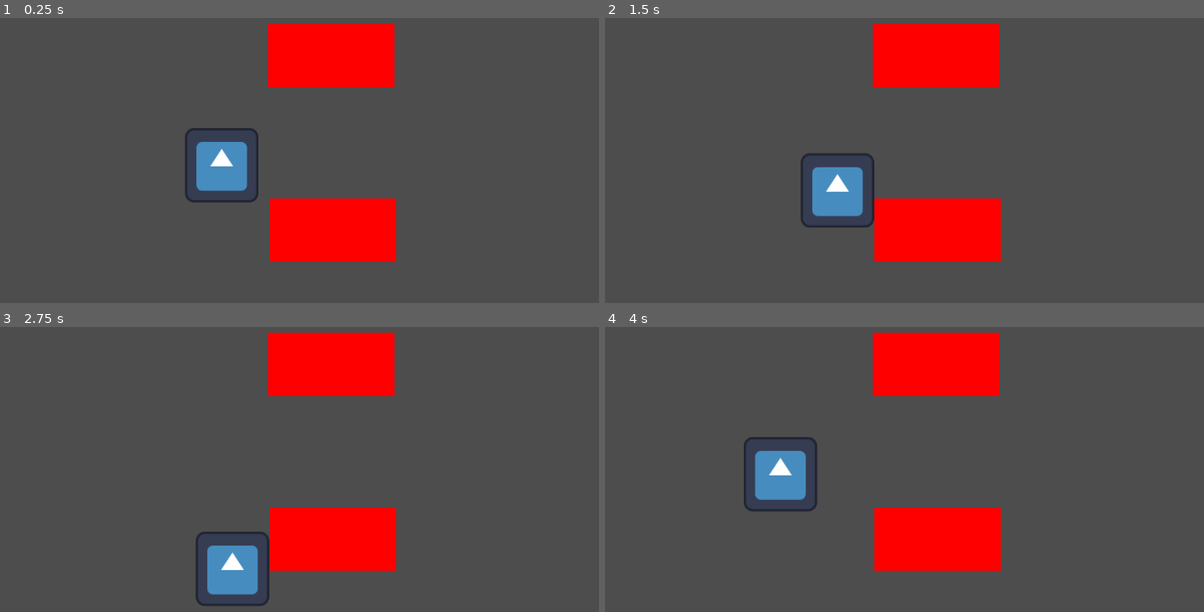
Above: before the commit, frames 1-4 (two rows, left to right).
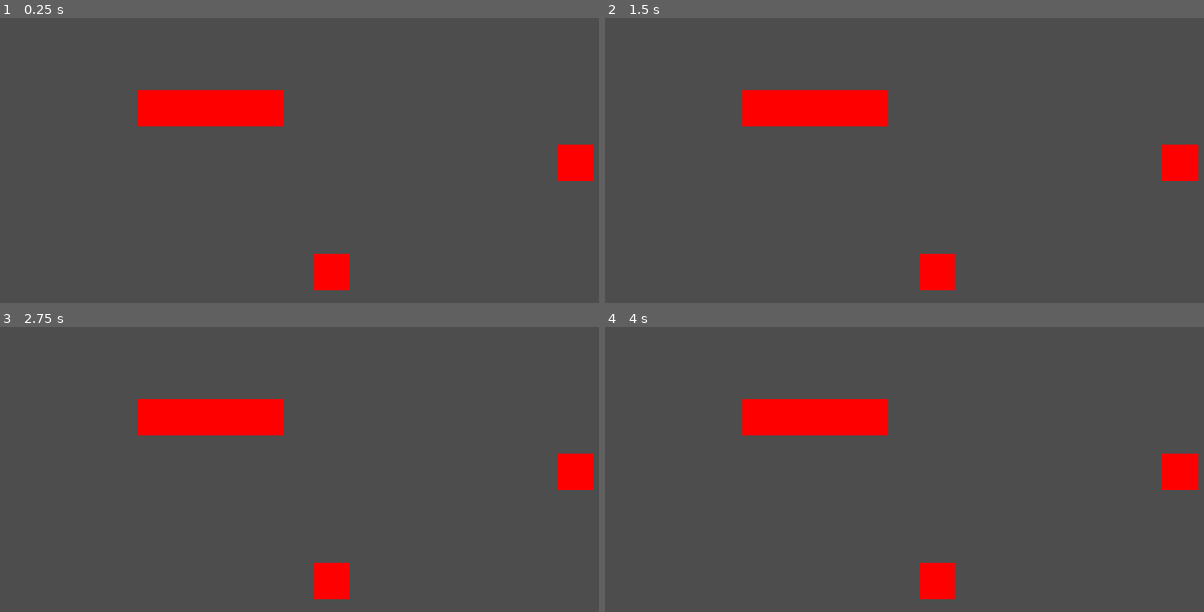
Above: after the commit, the same moments.

Repository: NullPointer-Studios/2d-roguelike
Game: Godot game, scene res://scenes/levels/test scene 1/SmallRoom.tscn
Two runs of this game, one before a commit and one after it. Both use one fixed random seed, a clock stepped at 60 frames per second and the inputs below. Before the commit the project starts from res://scenes/levels/testlevel/TestLevel.tscn. The engine's default icon, where the game draws it, is replaced by a stand-in: a white triangle on a blue panel in a dark square.
Inputs:
- Up to frame 1 (0.25 s): no input
- Up to frame 2 (1.5 s): tap Enter at 0.5 s; hold D (move_right) 0.53-1.28 s; tap Space at 1.25 s; hold S (move_down) from 1.28 s (still down)
- Up to frame 3 (2.75 s): release S (move_down) at 2.03 s; hold D (move_right) from 2.03 s (still down)
- Up to frame 4 (4 s): tap Enter at 2.75 s; release D (move_right) at 2.78 s; hold W (move_up) 2.78-3.53 s; hold A (move_left) from 3.53 s (still down)

The runs differ from the first frame. In frame 1, 16% of the frame differs, in the area x 22-100%, y 1-96%; in frame 2, 16%; in frame 3, 16%; in frame 4, 16%.

Commit message:
epfiughowerughoewirughwoeriug

Diff:
--- a/project.godot
+++ b/project.godot
@@ -11,9 +11,14 @@
 [application]
 
 config/name="2d-roguelike"
-run/main_scene="uid://drkc06mld0c2w"
+run/main_scene="uid://de1x3hvv6kpfl"
 config/features=PackedStringArray("4.6", "Forward Plus")
 config/icon="res://icon.svg"
+
+[display]
+
+window/size/viewport_width=1920
+window/size/viewport_height=1080
 
 [dotnet]
 
--- /dev/null
+++ b/scenes/levels/test scene 1/ObstaclesSpawn.tscn
@@ -0,0 +1,15 @@
+[gd_scene format=3 uid="uid://bvodtakdc68x"]
+
+[node name="ObstacleSpawn" type="Node2D" unique_id=1943073621]
+
+[node name="ObsA" type="Marker2D" parent="." unique_id=1919556091]
+position = Vector2(960, 256)
+
+[node name="ObsB" type="Marker2D" parent="." unique_id=892589555]
+position = Vector2(320, 544)
+
+[node name="ObsC" type="Marker2D" parent="." unique_id=1062229922]
+position = Vector2(1600, 544)
+
+[node name="ObsD" type="Marker2D" parent="." unique_id=2127946745]
+position = Vector2(960, 832)
--- /dev/null
+++ b/scenes/levels/test scene 1/SmallRoom.tscn
@@ -0,0 +1,11 @@
+[gd_scene format=3 uid="uid://de1x3hvv6kpfl"]
+
+[ext_resource type="Script" uid="uid://mjv4nl22o8oi" path="res://scripts/test level scripts/room_generation.gd" id="1_f7lwe"]
+[ext_resource type="PackedScene" uid="uid://bvodtakdc68x" path="res://scenes/levels/test scene 1/ObstaclesSpawn.tscn" id="2_hbnjm"]
+
+[node name="SmallRoom" type="Node2D" unique_id=674560761]
+
+[node name="RoomGeneration" type="Node2D" parent="." unique_id=1306373212]
+script = ExtResource("1_f7lwe")
+
+[node name="ObstacleSpawn" parent="." unique_id=1943073621 instance=ExtResource("2_hbnjm")]
--- a/scenes/levels/testlevel/TestLevel.tscn
+++ /dev/null
@@ -1,17 +0,0 @@
-[gd_scene format=3 uid="uid://drkc06mld0c2w"]
-
-[ext_resource type="PackedScene" uid="uid://baf6ncdlv0s80" path="res://scenes/player/Player.tscn" id="1_3tr84"]
-[ext_resource type="PackedScene" uid="uid://d3ncpypxmqpy8" path="res://scenes/objects/Obstacle.tscn" id="2_ffprf"]
-
-[node name="TestLevel" type="Node2D" unique_id=1287587128]
-
-[node name="Player" parent="." unique_id=700881268 instance=ExtResource("1_3tr84")]
-position = Vector2(-174, 6)
-
-[node name="Camera2D" type="Camera2D" parent="." unique_id=734989035]
-
-[node name="Obstacle" parent="." unique_id=214921270 instance=ExtResource("2_ffprf")]
-position = Vector2(1, 109)
-
-[node name="Obstacle2" parent="." unique_id=260429310 instance=ExtResource("2_ffprf")]
-position = Vector2(-1, -168)
--- a/scenes/objects/Obstacle.tscn
+++ /dev/null
@@ -1,15 +0,0 @@
-[gd_scene format=3 uid="uid://d3ncpypxmqpy8"]
-
-[sub_resource type="RectangleShape2D" id="RectangleShape2D_raf8e"]
-size = Vector2(200, 100)
-
-[node name="Obstacle" type="StaticBody2D" unique_id=214921270]
-
-[node name="CollisionShape2D" type="CollisionShape2D" parent="." unique_id=819442362]
-top_level = true
-shape = SubResource("RectangleShape2D_raf8e")
-debug_color = Color(0.9982249, 0, 0.15853345, 0.41960785)
-
-[node name="Polygon2D" type="Polygon2D" parent="." unique_id=1549573047]
-color = Color(1, 0, 0, 1)
-polygon = PackedVector2Array(-100, -50, 100, -50, 100, 50, -100, 50)
--- /dev/null
+++ b/scenes/objects/Rock/HorizontalRock.tscn
@@ -0,0 +1,13 @@
+[gd_scene format=3 uid="uid://bkhdpqwf5pw2a"]
+
+[sub_resource type="RectangleShape2D" id="RectangleShape2D_u6228"]
+size = Vector2(384, 96)
+
+[node name="HorizontalRock" type="StaticBody2D" unique_id=201126445]
+
+[node name="CollisionShape2D" type="CollisionShape2D" parent="." unique_id=1185756799]
+shape = SubResource("RectangleShape2D_u6228")
+
+[node name="Polygon2D" type="Polygon2D" parent="." unique_id=193840447]
+color = Color(1, 0, 0, 1)
+polygon = PackedVector2Array(192, 48, -192, 48, -192, -48, 192, -48)
--- /dev/null
+++ b/scenes/objects/Rock/SquareRock.tscn
@@ -0,0 +1,13 @@
+[gd_scene format=3 uid="uid://dy84os6xlgemk"]
+
+[sub_resource type="RectangleShape2D" id="RectangleShape2D_u4us0"]
+size = Vector2(96, 96)
+
+[node name="Rock1" type="StaticBody2D" unique_id=232244112]
+
+[node name="CollisionShape2D" type="CollisionShape2D" parent="." unique_id=974829608]
+shape = SubResource("RectangleShape2D_u4us0")
+
+[node name="Polygon2D" type="Polygon2D" parent="." unique_id=268378013]
+color = Color(1, 0, 0, 1)
+polygon = PackedVector2Array(48, 48, -48, 48, -48, -48, 48, -48)
--- a/scenes/player/Player.tscn
+++ b/scenes/player/Player.tscn
@@ -1,18 +1,17 @@
 [gd_scene format=3 uid="uid://baf6ncdlv0s80"]
 
 [ext_resource type="Script" uid="uid://yr8np3st7k1d" path="res://scripts/player/player_movement.gd" id="1_wr5hl"]
-[ext_resource type="Texture2D" uid="uid://btm8fsi6gsouu" path="res://icon.svg" id="2_gfjak"]
 
 [sub_resource type="RectangleShape2D" id="RectangleShape2D_gfjak"]
-size = Vector2(116, 118)
+size = Vector2(10, 10)
 
 [node name="Player" type="CharacterBody2D" unique_id=1915638965]
 script = ExtResource("1_wr5hl")
 
 [node name="CollisionShape2D" type="CollisionShape2D" parent="." unique_id=1474075327]
+scale = Vector2(3.2, 3.2)
 shape = SubResource("RectangleShape2D_gfjak")
 
-[node name="Sprite2D" type="Sprite2D" parent="." unique_id=1084638106]
-position = Vector2(-1.2814999e-06, -5.9604645e-08)
-scale = Vector2(0.90625, 0.921875)
-texture = ExtResource("2_gfjak")
+[node name="Polygon2D" type="Polygon2D" parent="." unique_id=1183447927]
+color = Color(0, 0.7494335, 0, 1)
+polygon = PackedVector2Array(-16, -16, 16, -16, 16, 16, -16, 16)
--- a/scripts/player/player_movement.gd
+++ b/scripts/player/player_movement.gd
@@ -14,6 +14,4 @@
 	input_direction = input_direction.normalized()
 	velocity = input_direction * move_speed
 
-	print("input:", input_direction, " velocity:", velocity, " position:", position)
-
 	move_and_slide()
--- /dev/null
+++ b/scripts/test level scripts/room_generation.gd
@@ -0,0 +1,57 @@
+extends Node2D
+var SquareRock = preload("res://scenes/objects/Rock/SquareRock.tscn")
+var HorizontalRock = preload("res://scenes/objects/Rock/HorizontalRock.tscn")
+func _ready():
+	print("ROOM GENERATOR IS RUNNING")
+	generate_room()
+
+
+func generate_room():
+	# Get markers
+	var A = get_parent().get_node("ObstacleSpawn/ObsA")
+	var B = get_parent().get_node("ObstacleSpawn/ObsB")
+	var C = get_parent().get_node("ObstacleSpawn/ObsC")
+	var D = get_parent().get_node("ObstacleSpawn/ObsD")
+
+	# Pick a random layout pattern
+	var pattern = randi() % 3
+
+	match pattern:
+
+		# all square rocks
+		0:
+			spawn(SquareRock, A)
+			spawn(SquareRock, B)
+			spawn(SquareRock, C)
+			spawn(SquareRock, D)
+
+		# horizontal rock in B-C
+		1:
+			spawn(SquareRock, A)
+
+			spawn_horizontal(B, C)
+
+			spawn(SquareRock, D)
+
+		# horizontal rock in A-B
+		2:
+			spawn_horizontal(A, B)
+
+			spawn(SquareRock, C)
+			spawn(SquareRock, D)
+
+
+# Spawn a normal 1x1 obstacle
+func spawn(scene: PackedScene, marker: Node):
+	var obj = scene.instantiate()
+	add_child(obj)
+	obj.global_position = marker.global_position
+
+
+# Spawn a horizontal rock spanning 2 markers
+func spawn_horizontal(left_marker: Node, right_marker: Node):
+	var obj = HorizontalRock.instantiate()
+	add_child(obj)
+
+	# Place at midpoint between the two markers
+	obj.global_position = (left_marker.global_position + right_marker.global_position) / 2
Not shown, added: scripts/test level scripts/room_generation.gd.uid
